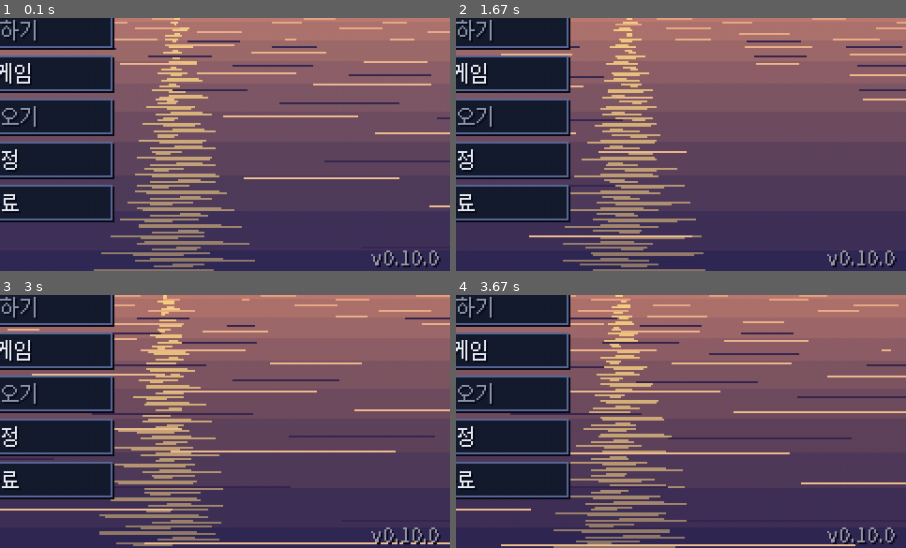
Above: before the commit, frames 1-4 (two rows, left to right).
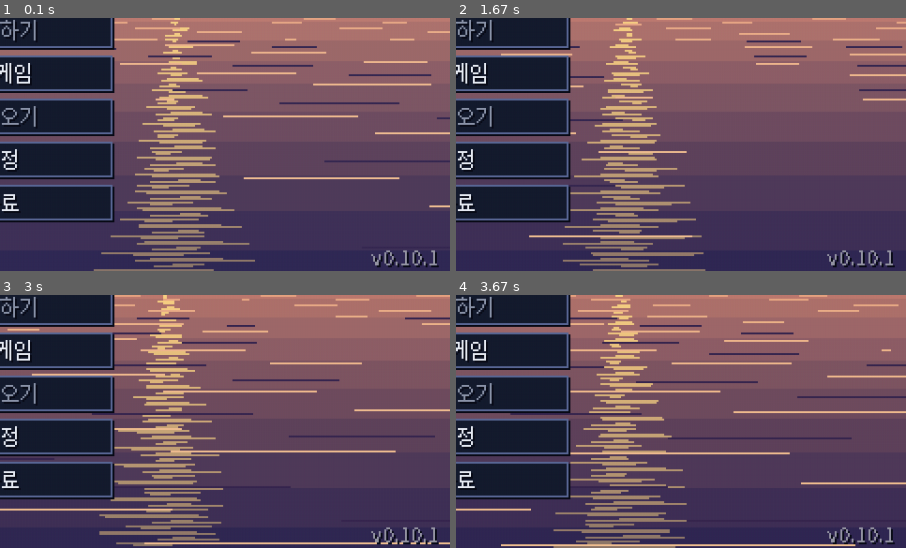
Above: after the commit, the same moments.

Repository: sinsiu60/fishingplanet
Game: pygame game, started from main.py
The game is run twice, just before and just after one commit, with the same random seed, the same clock (stepped at 60 frames per second) and the same inputs.
Inputs (mouse positions are % of the whole screen's width and height, from its top left):
- Up to frame 1 (0.1 s): no input
- Up to frame 2 (1.67 s): hold Up 0.33-0.8 s; move the mouse to (46, 54) at 0.37 s; hold Up 1.23-1.53 s; move the mouse to (50, 56) at 1.27 s; hold Up from 1.57 s (still down); move the mouse to (26, 51) at 1.6 s
- Up to frame 3 (3 s): release Up at 1.93 s; tap F4 at 1.97 s
- Up to frame 4 (3.67 s): hold Up 3.03-3.33 s; move the mouse to (62, 59) at 3.07 s; hold Up from 3.37 s (still down); move the mouse to (24, 13) at 3.4 s
The pictures show only the part of the screen within x 50-100%, y 50-100%; the shares and areas given below are measured in that part.

The runs differ from the first frame. In frame 1, 0.1% of the frame differs, in the area x 95-98%, y 92-99%; in frame 2, 0.1%; in frame 3, 0.1%; in frame 4, 0.1%.

Commit message:
v0.10.1: release notes (recording-based reel/drag/zing, rush drag)
Co-Authored-By: Claude Opus 5.5 <noreply@anthropic.com>
Claude-Session: https://claude.ai/code/session_01XkZZxEWm7K26sk4a4EAFMF

Diff:
--- a/dist_readme.txt
+++ b/dist_readme.txt
@@ -1,4 +1,4 @@
-낚시 게임 v0.10.0
+낚시 게임 v0.10.1
 ================
 
 실행: FishingGame.exe 를 더블클릭하세요. (Python 설치 필요 없음)
--- a/src/version.py
+++ b/src/version.py
@@ -1,2 +1,2 @@
 """게임 버전 (릴리즈 태그 v<VERSION>, buildozer.spec version 과 같게)."""
-VERSION = "0.10.0"
+VERSION = "0.10.1"
Not shown, changed: RELEASE_NOTES.md
Not shown, changed: buildozer.spec
